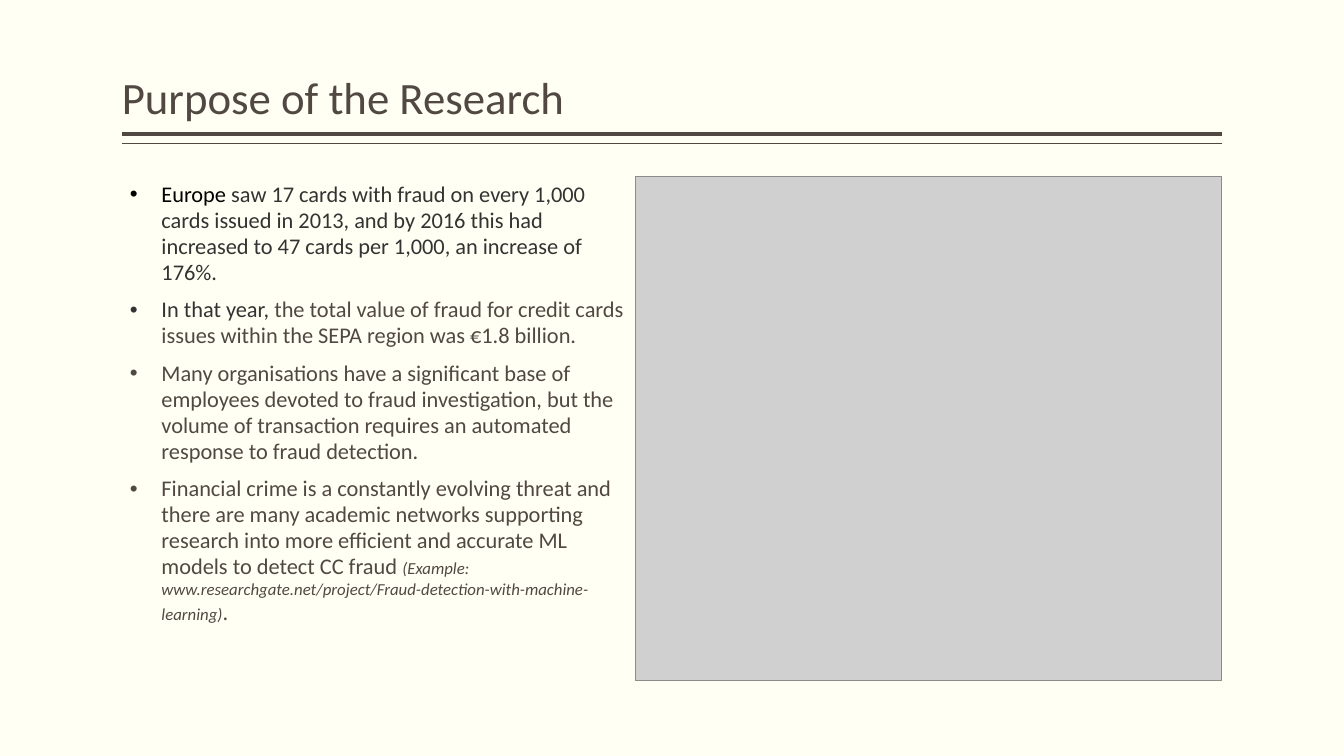
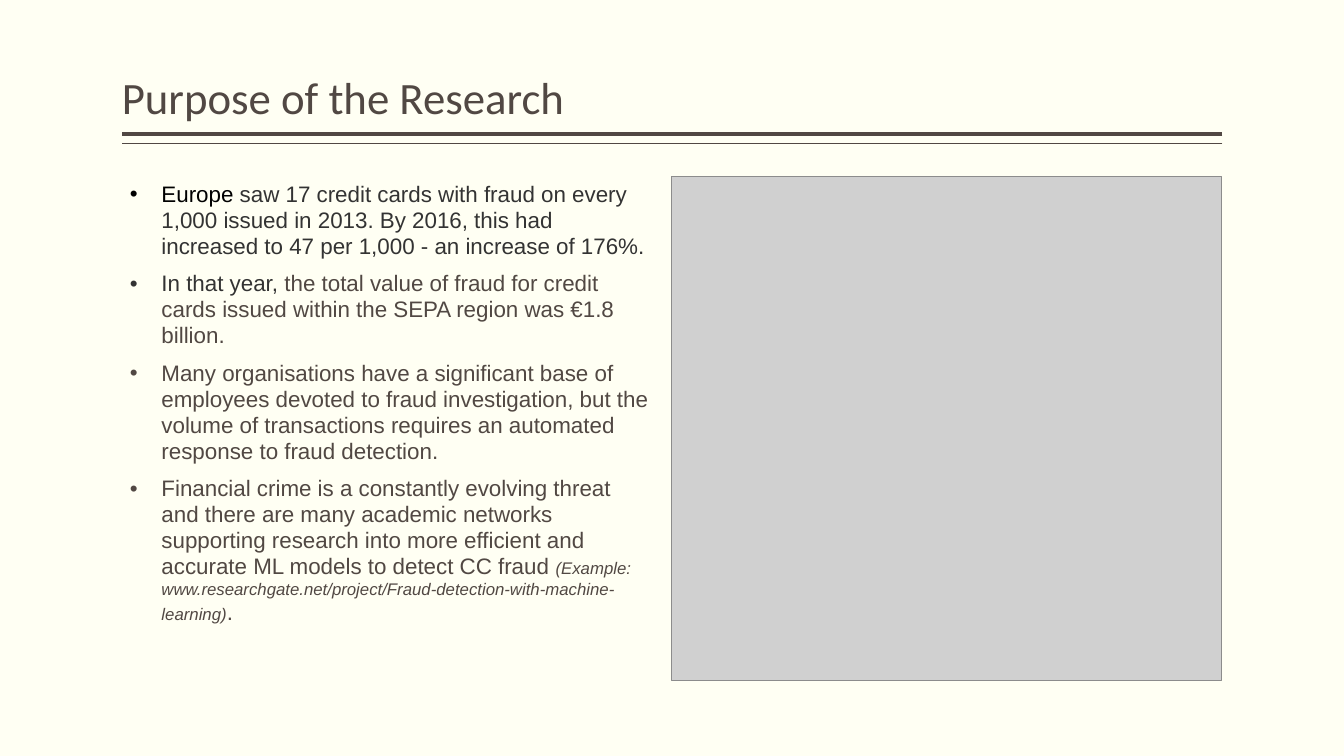
Before and after one commit to JackDaedalus/Sci-Research, a slide deck: slide 2 of PPT/My Topic CC Fraud cf v1-1 150222.pptx. Drawn at 1344x756 pixels with LibreOffice and Linux fonts; fonts in the diff are those of the drawing; grey boxes stand for pictures. Boxes give left, top, right and bottom in pixels: in the first picture for what was removed or moved away, otherwise in the second. Text is boxed around its words. In the diff, an @@ line names an element or a change of style, - is before the commit and + after.

```diff
--- a/PPT/My Topic CC Fraud cf v1-1 150222.pptx
+++ b/PPT/My Topic CC Fraud cf v1-1 150222.pptx
@@ picture: place and size @@
-picture at [635, 176, 1222, 681]
+picture at [673, 176, 1223, 681]
@@ text at [161, 185, 648, 464]: text changed; font Calibri to Arial @@
-• Europe saw 17 cards with fraud on every 1,000 cards issued in 2013, and by 2016 this had increased to 47 cards per 1,000, an increase of 176%.
-• In that year, the total value of fraud for credit cards issues within the SEPA region was €1.8 billion.
-• Many organisations have a significant base of employees devoted to fraud investigation, but the volume of transaction requires an automated response to fraud detection.
+• Europe saw 17 credit cards with fraud on every 1,000 issued in 2013. By 2016, this had increased to 47 per 1,000 - an increase of 176%.
+• In that year, the total value of fraud for credit cards issued within the SEPA region was €1.8 billion.
+• Many organisations have a significant base of employees devoted to fraud investigation, but the volume of transactions requires an automated response to fraud detection.
@@ text at [161, 479, 631, 624]: font Calibri to Arial in "Financial crime is a constantly evolving threat ..." @@
```
Also in this commit, not shown: 4 other slides changed, 1 slide added, 2 slides removed, 20 other files.
